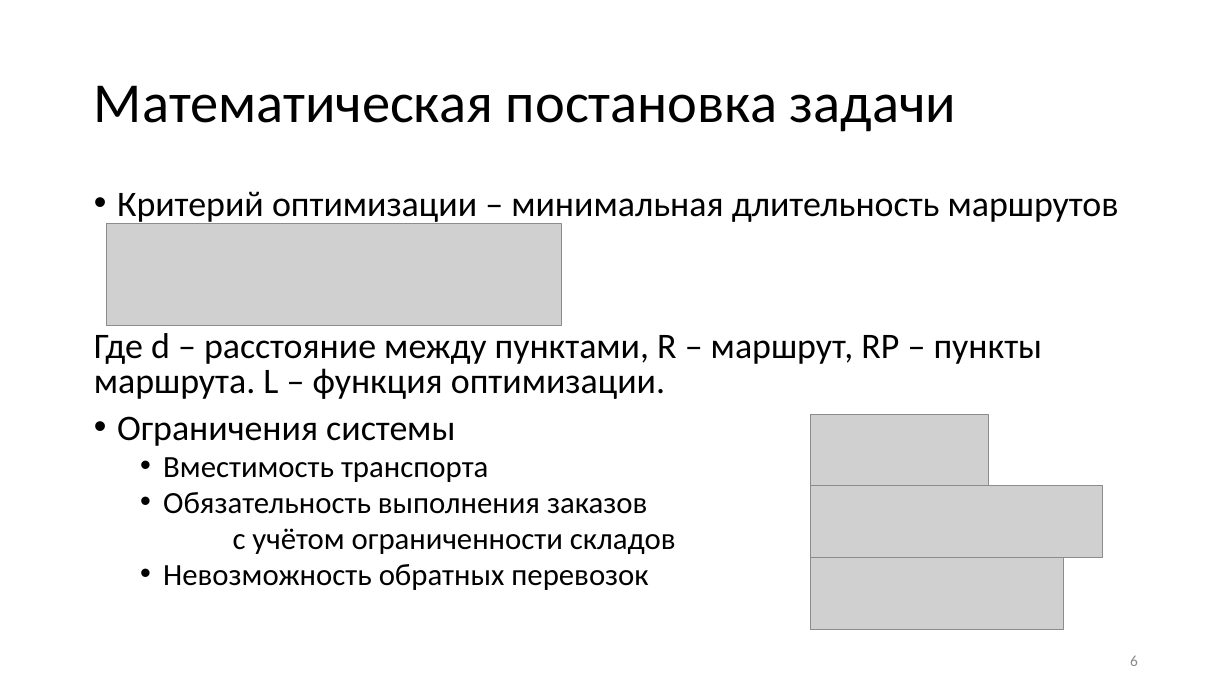
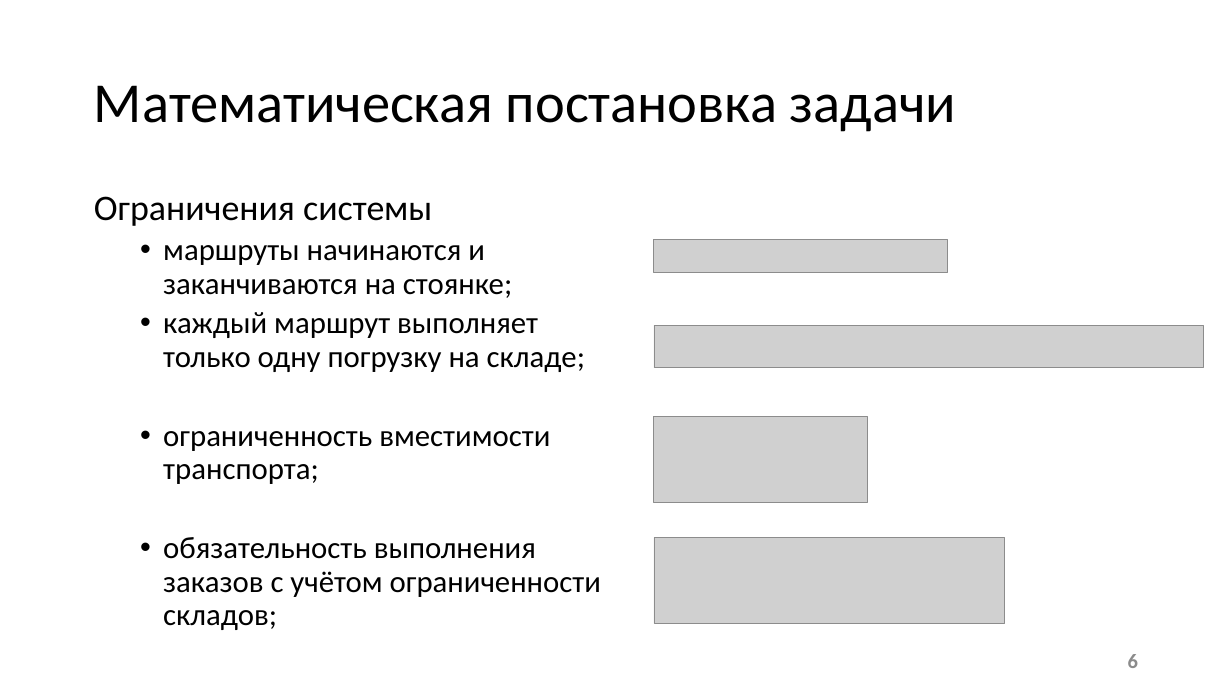
Before and after one commit to fairay/BachelorDiploma, a slide deck: slide 6 of presentation_wb.pptx. Drawn at 1232x693 pixels with LibreOffice and Linux fonts; fonts in the diff are those of the drawing; grey boxes stand for pictures. Boxes give left, top, right and bottom in pixels: in the first picture for what was removed or moved away, otherwise in the second. Text is boxed around its words. In the diff, an @@ line names an element or a change of style, - is before the commit and + after.

```diff
--- a/presentation_wb.pptx
+++ b/presentation_wb.pptx
@@ text at [94,191,1119,399]: paragraphs removed @@
-• Критерий оптимизации – минимальная длительность маршрутов
-Где d – расстояние между пунктами, R – маршрут, RP – пункты маршрута. L – функция оптимизации.
@@ text at [94,196,432,226]: bullet • to none; line spacing 0.8 to 0.9 @@
@@ picture removed at [106,224,562,325] @@
@@ picture added at [654,239,948,273] @@
@@ text at [163,245,601,630]: text changed @@
-  • Вместимость транспорта
-  • Обязательность выполнения заказов
-  с учётом ограниченности складов
-  • Невозможность обратных перевозок
+  • маршруты начинаются и заканчиваются на стоянке;
+  • каждый маршрут выполняет только одну погрузку на складе;
+  • ограниченность вместимости транспорта;
+  • обязательность выполнения заказов с учётом ограниченности складов;
@@ picture added at [654,325,1203,368] @@
@@ picture: place and size @@
-picture at [811,414,989,485]
+picture at [654,417,868,503]
@@ picture: place and size @@
-picture at [811,486,1104,557]
+picture at [654,538,1005,624]
@@ picture removed at [811,557,1064,629] @@
@@ page number at [1128,654,1138,668]: size 12 to 16 pt, bold on @@
```
Also in this commit, not shown: 7 other slides changed, 6 slides added, 6 slides removed, 14 other files.
